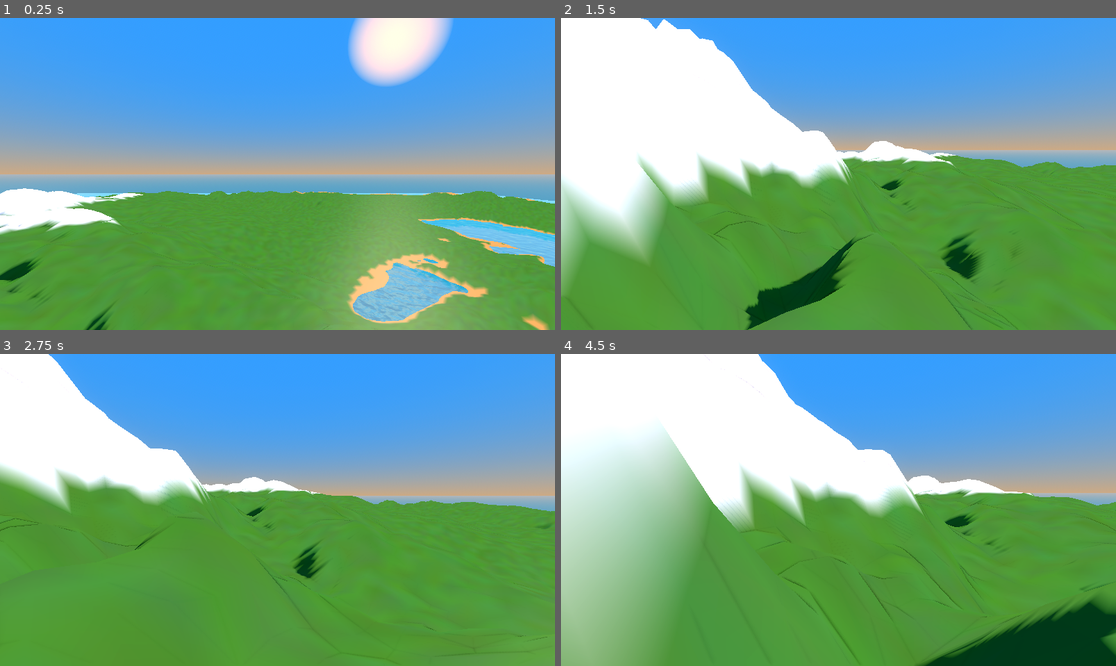
Above: before the commit, frames 1-4 (two rows, left to right).
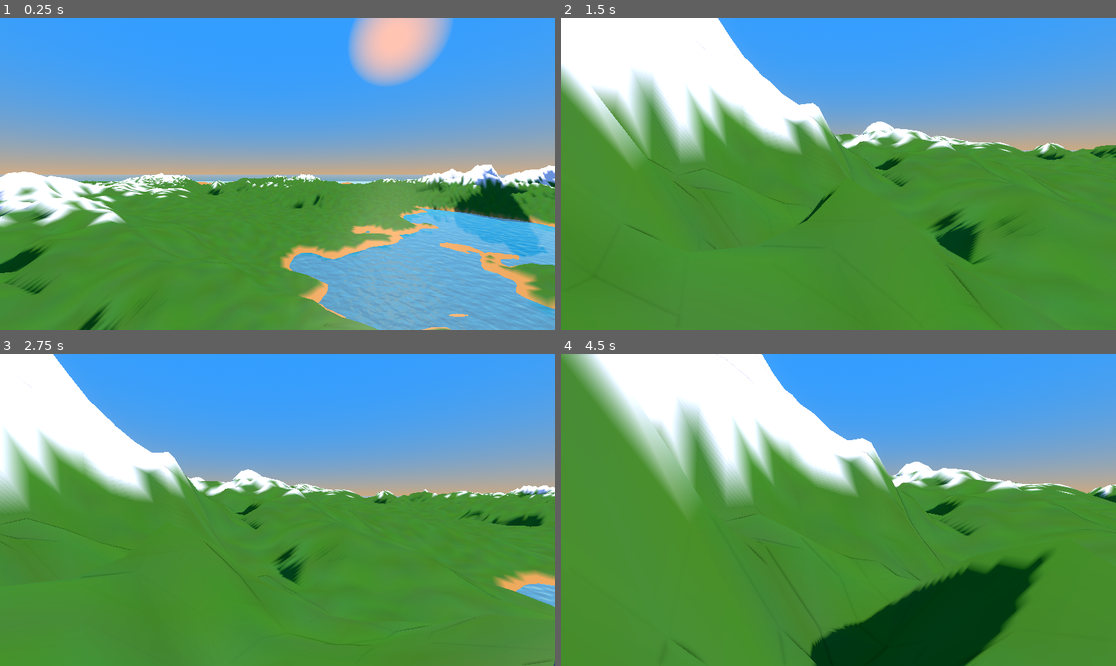
Above: after the commit, the same moments.

Repository: LeonardoLeporati7/Procedural-safari
Game: Godot game, scene res://node_2d.tscn
Two runs of this game, one before a commit and one after it. Both use one fixed random seed, a clock stepped at 60 frames per second and the inputs below.
Inputs (mouse positions are in pixels of both pictures, inside the frame that each line leads up to):
- Up to frame 1 (0.25 s): no input
- Up to frame 2 (1.5 s): tap Enter (ui_accept) at 0.5, 0.77 s; move the mouse to (960, 158) at 0.52 s; hold Right (ui_right) 0.53-1.28 s; hold A (a) 0.53-1.28 s; click (960, 158) at 0.67 s; tap D (d) at 0.8, 1.35 s; move the mouse to (810, 174) at 1.27 s; hold Up (ui_up) from 1.28 s (still down)
- Up to frame 3 (2.75 s): keep holding Up (ui_up); tap Enter (ui_accept) at 1.52 s; tap S (s) at 1.55 s; move the mouse to (288, 503) at 2.02 s; hold S (s) from 2.03 s (still down); tap W (w) at 2.3 s
- Up to frame 4 (4.5 s): keep holding Up (ui_up); move the mouse to (832, 516) at 2.77 s; release S (s) at 2.78 s; tap W (w) at 2.85 s; click (832, 516) at 2.92 s; tap Enter (ui_accept) at 3.02, 3.77 s; tap A (a) at 3.05 s; move the mouse to (877, 513) at 3.52 s; hold A (a) 3.53-4.28 s; tap D (d) at 3.8 s; move the mouse to (794, 506) at 4.27 s; tap Ctrl (ctrl) at 4.35 s

The runs differ from the first frame. In frame 1, 25% of the frame differs, in the area x 0-100%, y 0-100%; in frame 2, 26%; in frame 3, 9.1%; in frame 4, 42%.

Commit message:
Tune terrain size, colors, and scene nodes
Increase island scale and detail and adjust visual thresholds: size 300->700, resolution 500->800, height 13->15 in mesh_instance_3d.gd. Modify color/biome logic: lower water/beach threshold handling (height_percent check changed to 0.1), make mid-ground color cutoff randomized (randf_range(0.60,0.80)), and move beach_start from 0.75 to 0.65 to widen shoreline. Scene (.tscn) changes: remove explicit light_energy entry and add a transform for the acquaArea node to reposition the water area. These tweaks aim to produce a larger, higher-detail island with adjusted beach/snow transitions and a corrected water placement.

Diff:
--- a/pistolo/mesh_instance_3d.gd
+++ b/pistolo/mesh_instance_3d.gd
@@ -1,8 +1,8 @@
 extends MeshInstance3D
 
-@export var size := 300.0          # dimensione isola
-@export var resolution := 500     # più basso = più low poly
-@export var height := 13    # altezza massima
+@export var size := 700.0          # dimensione isola
+@export var resolution := 800     # più basso = più low poly
+@export var height := 15    # altezza massima
 
 @export var noise_scale := 0.02
 
@@ -95,16 +95,16 @@
 		var height_percent = (v.y + 1.0) / (height + 1.0)
 		height_percent = clamp(height_percent, -1.0, 1.0)
 
-		if(height_percent <= -0.01):
+		if(height_percent <= 0.1):
 
 			colors[i]= Color(0.797, 0.608, 0.323, 1.0)
-		elif (height_percent < 0.70):
+		elif (height_percent < randf_range(0.60, 0.80)):
 			colors[i]= Color(randf_range(0.300, 0.325), randf_range(0.5, 0.55), randf_range(0.20, 0.25), 1.0)
 		else:
 			colors[i]= Color(1.0, 1.0, 1.0, 1.0)
 
 
-		var beach_start := 0.75
+		var beach_start := 0.65
 		var beach_end := 0.9
 
 		if dist > beach_start:
--- a/pistolo/node_2d.tscn
+++ b/pistolo/node_2d.tscn
@@ -58,7 +58,6 @@
 [node name="DirectionalLight3D" type="DirectionalLight3D" parent="WorldEnvironment" unique_id=1980264218]
 transform = Transform3D(-0.8660254, -0.25000003, 0.43301278, 0, 0.8660254, 0.5, -0.50000006, 0.4330127, -0.75, -2.1129506, 23.319954, -6.3953753)
 light_color = Color(0.9164004, 0.702257, 0.6373864, 1)
-light_energy = 1.276
 shadow_enabled = true
 shadow_normal_bias = 1.655
 shadow_blur = 2.897
@@ -94,3 +93,4 @@
 metadata/_custom_type_script = "uid://q3u78uxx3cir"
 
 [node name="acquaArea" parent="." unique_id=1623203186 instance=ExtResource("4_0hol4")]
+transform = Transform3D(1, 0, 0, 0, 1, 0, 0, 0, 1, 0, 1.4339914, 0)
